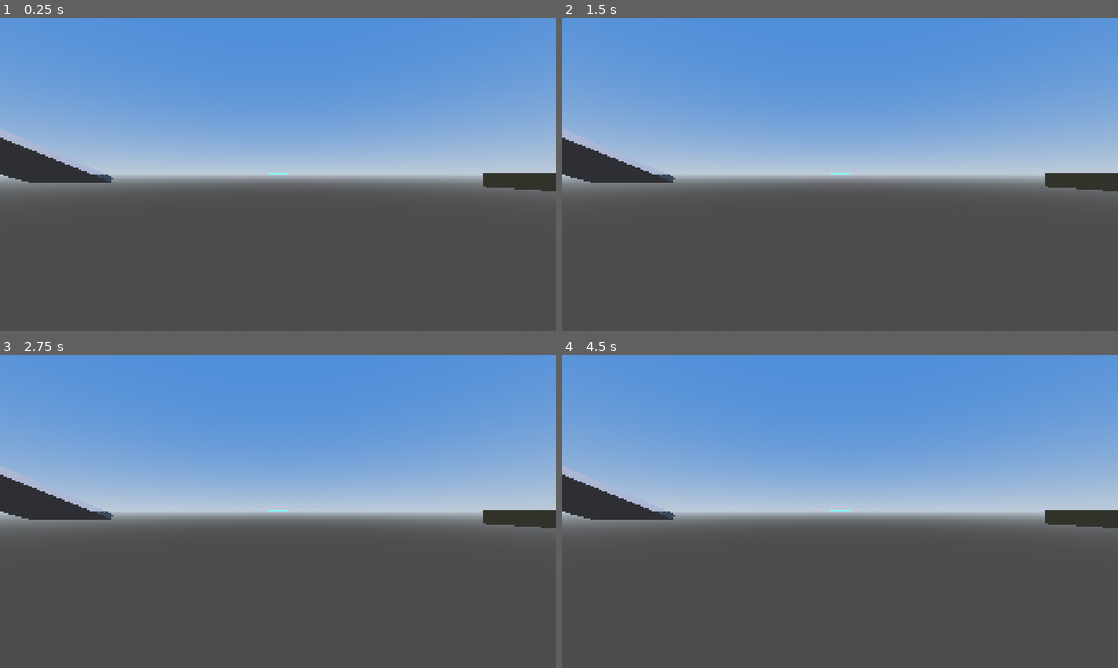
Above: before the commit, frames 1-4 (two rows, left to right).
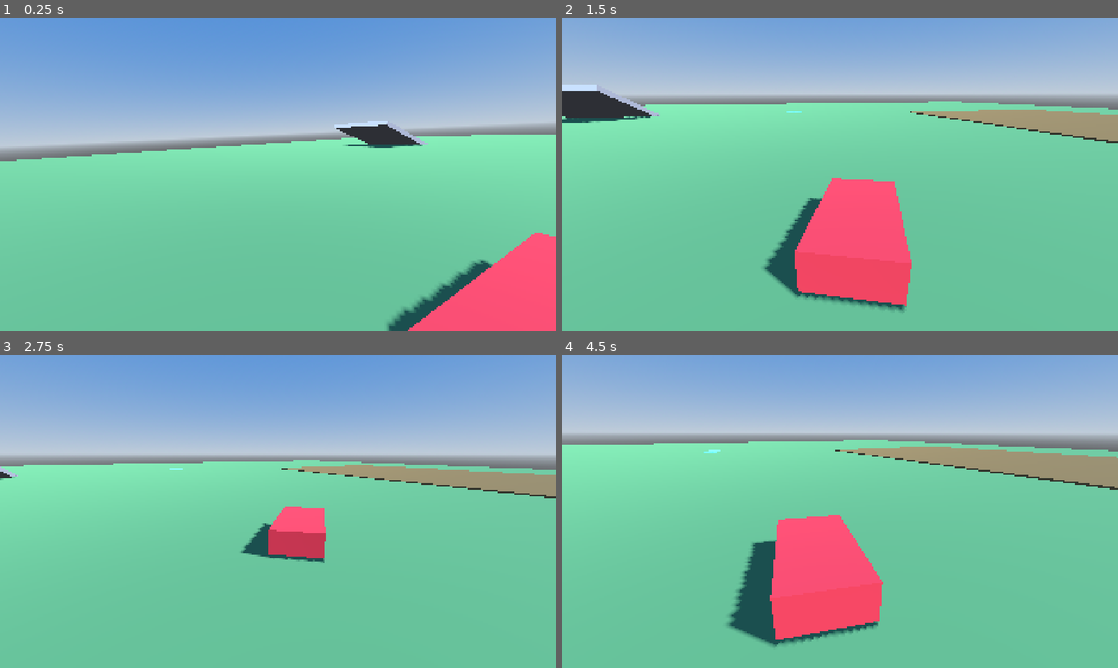
Above: after the commit, the same moments.

Repository: blorbeer-cmd/BattleRacer
Game: Godot game, scene res://tracks/test_area.tscn
Same seed, same stepped clock (60 frames per second), same inputs: the game is played once before the commit and once after it. This scene is started directly instead of the project's main scene.
Inputs:
- Up to frame 1 (0.25 s): no input
- Up to frame 2 (1.5 s): hold D (steer_right) 0.53-1.28 s; hold Space (drift) 0.53-1.28 s; hold S (brake) from 1.28 s (still down); tap R (look_back) at 1.35 s
- Up to frame 3 (2.75 s): release S (brake) at 2.03 s; hold D (steer_right) from 2.03 s (still down); hold Space (drift) from 2.03 s (still down)
- Up to frame 4 (4.5 s): release D (steer_right) at 2.78 s; release Space (drift) at 2.78 s; hold W (accelerate) 2.78-3.53 s; tap R (look_back) at 2.85, 4.35 s; hold Space (drift) 3.53-4.28 s; hold A (steer_left) from 3.53 s (still down)

The runs differ from the first frame. In frame 1, 84% of the frame differs, in the area x 0-100%, y 4-100%; in frame 2, 100%, in the area x 0-100%, y 0-100%; in frame 3, 96%; in frame 4, 100%.

Commit message:
Fix weak/absent steering and camera target resolution (first real playtest feedback)
Steering bug: turn_rate was computed as the raw wheel-angle in radians
(max ~0.56 rad/s at full lock and top speed) with no gain multiplier,
and scaled linearly down to zero as speed dropped - imperceptible at
low/moderate speed, which is what the reporter hit. Added a
TURN_RATE_GAIN constant (4.0) and floored the speed scaling at 0.3 so
the kart can still turn noticeably well below top speed.

Camera bug candidate: ChaseCamera exposed 'target' as a typed Node
export (Kart), relying on Godot's export-node-path auto-resolution to
work the same way for an *instanced scene's property override* (set
from the parent test_area.tscn) as for a property on a node native to
the scene being edited. Removed the uncertainty entirely: target is now
a plain NodePath resolved via get_node_or_null() in _ready(), the same
proven pattern already used for the kart's own wheel-ray/visual-root
references.

Reported by hands-on testing: forward/backward movement worked via
both gamepad and keyboard, confirming the input map parses correctly;
steering and camera follow did not.

Co-Authored-By: Claude Sonnet 5 <noreply@anthropic.com>
Claude-Session: https://claude.ai/code/session_01Hg27BPgboDJC3JFDL7WLjD

Diff:
--- a/src/kart/chase_camera.gd
+++ b/src/kart/chase_camera.gd
@@ -3,7 +3,7 @@
 ## Weiche Verfolgerkamera (A-014): folgt Position/Rotation des Ziels
 ## unabhängig von dessen Roll/Physik-Taumeln, zieht bei Boost das FOV auf.
 
-@export var target: Kart
+@export var target_path: NodePath
 @export var distance: float = 6.0
 @export var height: float = 2.5
 @export var look_height: float = 1.0
@@ -13,7 +13,12 @@
 @export var boost_fov: float = 82.0
 @export var fov_speed: float = 40.0
 
+var target: Kart
 var _look_back: bool = false
+
+
+func _ready() -> void:
+	target = get_node_or_null(target_path) as Kart
 
 
 func _physics_process(delta: float) -> void:
--- a/src/kart/kart.gd
+++ b/src/kart/kart.gd
@@ -9,6 +9,11 @@
 signal drift_ended(boost_applied: bool)
 signal mini_turbo_charged(stage: int)
 signal respawned
+
+## Verstärkt den Radeinschlagswinkel zur tatsächlichen Gier-Drehrate
+## (Radiant/Sekunde) — ohne diesen Faktor ist die Wendigkeit bei
+## niedriger/mittlerer Geschwindigkeit kaum spürbar.
+const TURN_RATE_GAIN: float = 4.0
 
 @export var handling: KartHandling
 @export var visual_root_path: NodePath
@@ -166,10 +171,10 @@
 	_steering_angle = move_toward(_steering_angle, target_angle, handling.steering_speed * delta)
 
 	var forward_speed: float = linear_velocity.dot(-global_transform.basis.z)
-	var speed_ratio: float = clampf(forward_speed / handling.max_speed, -1.0, 1.0)
-	var turn_rate: float = _steering_angle * speed_ratio
+	var speed_ratio: float = clampf(absf(forward_speed) / handling.max_speed, 0.3, 1.0)
+	var turn_rate: float = _steering_angle * TURN_RATE_GAIN * speed_ratio
 	var active_grip: float = handling.drift_grip if _is_drifting else handling.grip
-	angular_velocity.y = move_toward(angular_velocity.y, turn_rate, active_grip * delta)
+	angular_velocity.y = move_toward(angular_velocity.y, turn_rate, active_grip * 3.0 * delta)
 
 
 func _apply_lateral_grip(delta: float) -> void:
--- a/tracks/test_area.tscn
+++ b/tracks/test_area.tscn
@@ -95,5 +95,5 @@
 transform = Transform3D(1, 0, 0, 0, 1, 0, 0, 0, 1, 0, 0.5, 10)
 
 [node name="ChaseCamera" parent="." instance=ExtResource("2")]
-target = NodePath("../Kart")
+target_path = NodePath("../Kart")
 current = true
